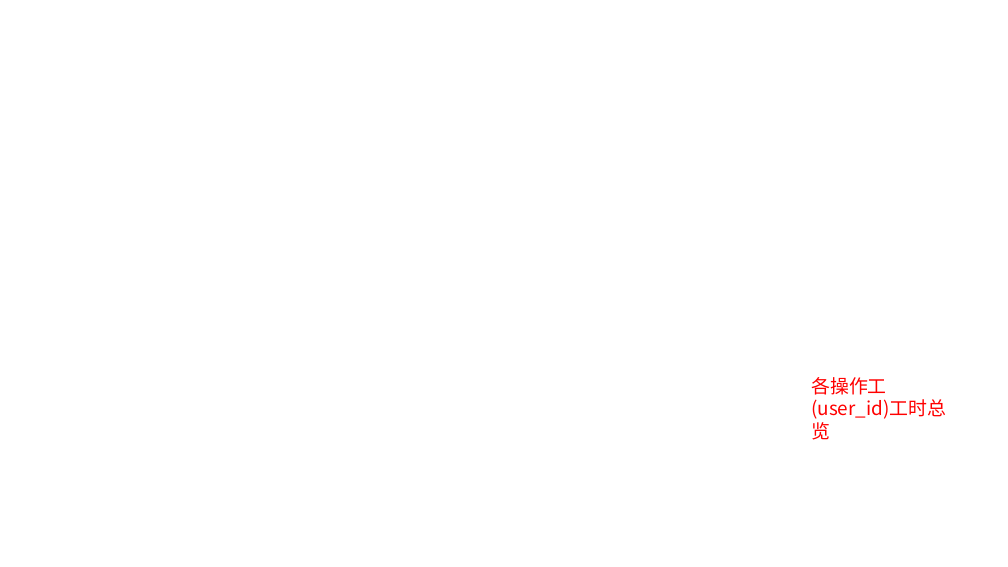
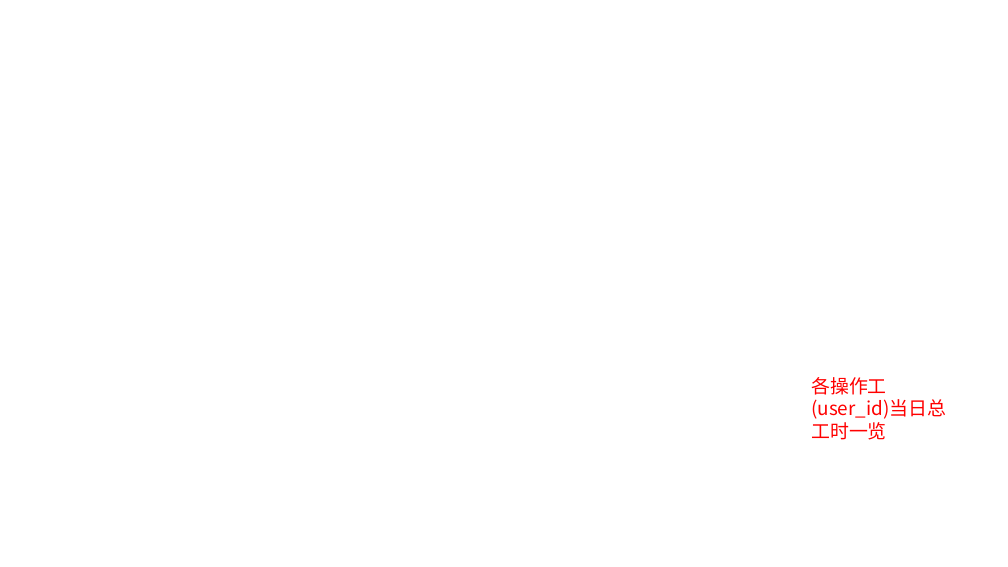
Before and after one commit to fyenne/play4_activity, a slide deck: slide 3 of activity_tracking_1014.pptx. Drawn at 1008x567 pixels with LibreOffice and Linux fonts; fonts in the diff are those of the drawing; background and template pictures are left out. Boxes give left, top, right and bottom in pixels: in the first picture for what was removed or moved away, otherwise in the second. Text is boxed around its words. In the diff, an @@ line names an element or a change of style, - is before the commit and + after.

```diff
--- a/activity_tracking_1014.pptx
+++ b/activity_tracking_1014.pptx
@@ text at (811,377,946,440): text changed @@
-各操作工(user_id)工时总览
+各操作工(user_id)当日总工时一览
```
Also in this commit, not shown: 4 other slides changed, 1 other file.
